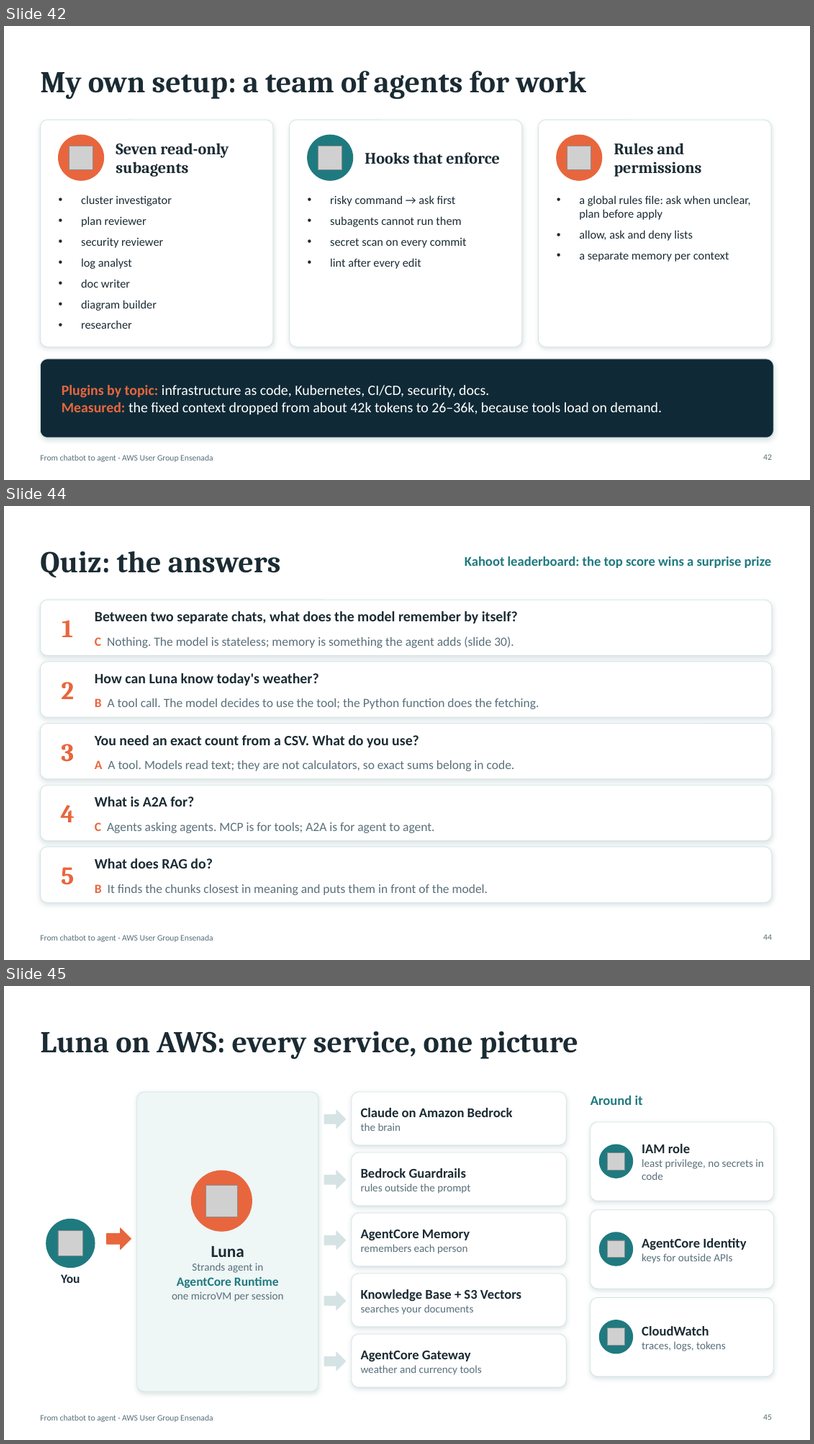
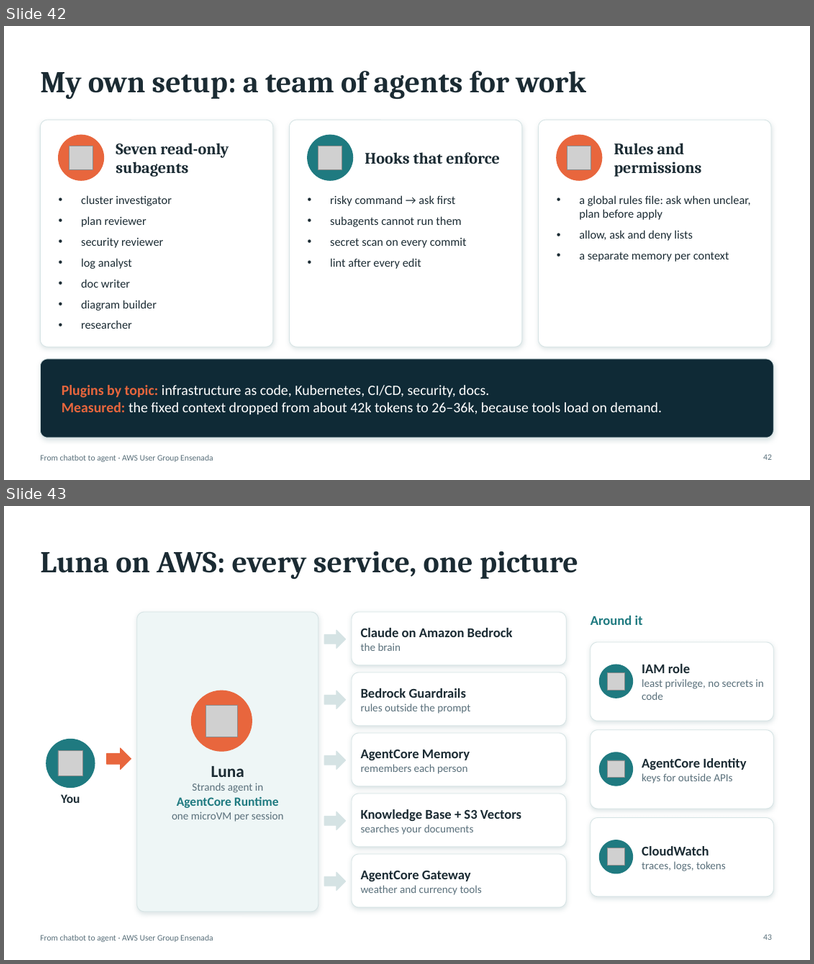
Before and after one commit to aws-ug-ensenada/claude-on-aws-ensenada, a slide deck: docs/slides/claude-on-aws-ensenada.pptx. Shown one above the other, each under a label of ours: slides 42, 44 and 45 before the commit, slides 42 and 43 after it; the slides between them are not shown. The pictures are 814x1444 and 814x964 pixels, drawn with LibreOffice and Linux fonts; fonts in the diff are those of the drawing; grey boxes stand for pictures. Boxes give left, top, right and bottom in pixels: in the first picture for what was removed or moved away, otherwise in the second. Text is boxed around its words. In the diff, an @@ line names an element or a change of style, - is before the commit and + after.

```diff
--- a/docs/slides/claude-on-aws-ensenada.pptx
+++ b/docs/slides/claude-on-aws-ensenada.pptx
@@ slide 44 removed at [4,506,810,960], background #FFFFFF; not listed: 1 template element that a slide beside it also shows @@
@@ title removed at [40,551,281,578] @@
-Quiz: the answers
@@ text removed at [465,556,772,568] @@
-Kahoot leaderboard: the top score wins a surprise prize
@@ rounded rectangle removed at [40,600,772,656] @@
@@ text removed at [95,611,518,623] @@
-Between two separate chats, what does the model remember by itself?
@@ text removed at [62,620,73,637] @@
-1
@@ text removed at [95,636,514,648] @@
-C Nothing. The model is stateless; memory is something the agent adds (slide 30).
@@ rounded rectangle removed at [40,662,772,717] @@
@@ text removed at [95,673,319,685] @@
-How can Luna know today's weather?
@@ text removed at [61,682,74,699] @@
-2
@@ text removed at [95,698,540,709] @@
-B A tool call. The model decides to use the tool; the Python function does the fetching.
@@ rounded rectangle removed at [40,723,772,779] @@
@@ text removed at [95,735,419,747] @@
-You need an exact count from a CSV. What do you use?
@@ text removed at [61,744,74,762] @@
-3
@@ text removed at [95,760,515,771] @@
-A A tool. Models read text; they are not calculators, so exact sums belong in code.
@@ rounded rectangle removed at [40,785,772,841] @@
@@ text removed at [61,805,75,822] @@
-4
@@ text removed at [95,796,194,806] @@
-What is A2A for?
@@ text removed at [95,822,435,833] @@
-C Agents asking agents. MCP is for tools; A2A is for agent to agent.
@@ rounded rectangle removed at [40,847,772,902] @@
@@ text removed at [61,867,74,885] @@
-5
@@ text removed at [95,858,212,868] @@
-What does RAG do?
@@ text removed at [95,884,488,895] @@
-B It finds the chunks closest in meaning and puts them in front of the model.
@@ page number removed at [764,934,772,939] @@
-44
@@ what was slide 45 is now slide 43 @@
@@ page number at [764,934,772,939]: text changed @@
-45
+43
```
Also in this commit, not shown: 1 other slide removed, 7 other files.
